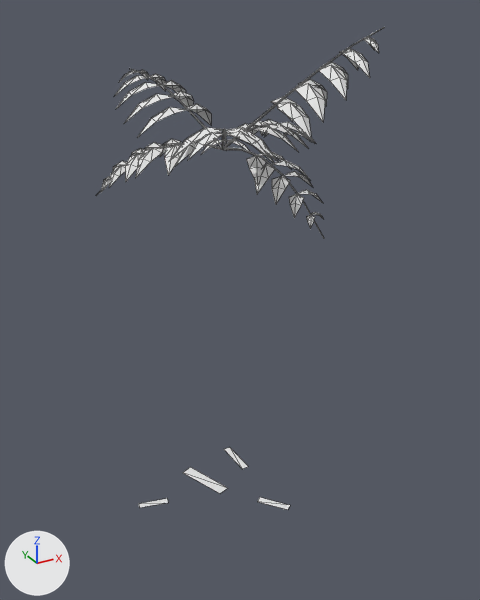
The OBJ model game/assets/models/plants/SM_Plant_PacayaPalmMature_Leaf.obj: old version first, new version second.
Before and after are seen from a camera (50 mm lens) standing at (-2.22, -4.42, 4.22) and looking at (0.19, -0.04, 2.03). Lighting does not change. The marker at lower left points along +X, +Y and +Z. The older version comes first. Mesh edges are drawn as thin lines. Where no turn or scale is listed for an object, it has been applied to the vertices. Vertices at exactly the same position are counted once.

Script lines for the objects in view, before the commit:
```python
me_sm_plant_pacayapalmmature_leaf = bpy.data.meshes.new('SM_Plant_PacayaPalmMature_Leaf')
me_sm_plant_pacayapalmmature_leaf.from_pydata(...)  # 610 vertices, 752 faces; spans x -0.83..1.05, y -0.98..1.02, z 0.02..4.1
ob_sm_plant_pacayapalmmature_leaf = bpy.data.objects.new('SM_Plant_PacayaPalmMature_Leaf', me_sm_plant_pacayapalmmature_leaf)
ob_sm_plant_pacayapalmmature_leaf.location = (0.0, 0.0, 0.0)
```
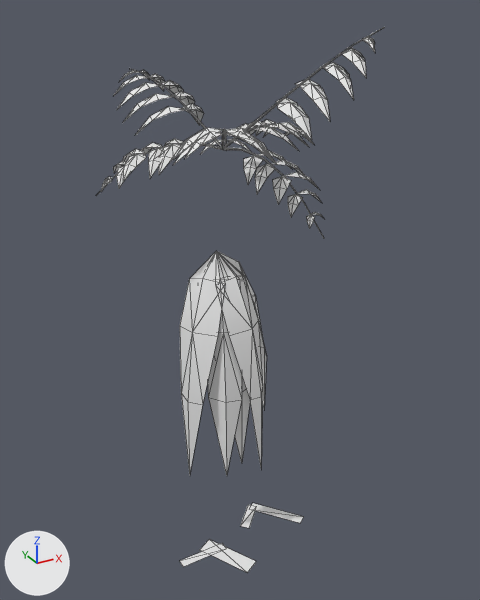
Where the change shows, as pixel boxes [x1, y1, x2, y2] in the pictures (480 x 600 px; the box of a moved part takes in the faces that stretch with it):
'SM_Plant_PacayaPalmMature_Leaf', reshaped (13% taller)
    before: [96, 27, 384, 510]
    after: [96, 27, 384, 573]
part 1 of me_sm_plant_pacayapalmmature_leaf, added
    after: [180, 251, 267, 476]
part 2 of me_sm_plant_pacayapalmmature_leaf, moved or reshaped
    before: [102, 37, 379, 218]
    after: [102, 37, 375, 219]
part 3 of me_sm_plant_pacayapalmmature_leaf, moved or reshaped
    before: [139, 447, 290, 510]
    after: [180, 503, 303, 573]

The change, as a list of edits to the scene's bpy script:
```text
Change me_sm_plant_pacayapalmmature_leaf:
    used by ob_sm_plant_pacayapalmmature_leaf; location = (0.0, 0.0, 0.0)
    remove me_sm_plant_pacayapalmmature_leaf.from_pydata(...)  # 610 vertices, 752 faces; spans x -0.83..1.05, y -0.98..1.02, z 0.02..4.1
    add me_sm_plant_pacayapalmmature_leaf.from_pydata(...)  # 661 vertices, 812 faces; spans x -0.83..1.07, y -0.98..1.01, z 0.02..4.1
    me_sm_plant_pacayapalmmature_leaf part 1: a new loose piece of 51 vertices spanning x -0.44..0.5, y -0.54..0.24, z 0.69..2.48
    me_sm_plant_pacayapalmmature_leaf part 2: 320 vertices moved from x -0.8..1.04, y -0.98..1.02, z 2.84..4.04 to x -0.78..1.07, y -0.97..1.01, z 2.84..4.04
    me_sm_plant_pacayapalmmature_leaf part 3: 10 vertices moved from x -0.44..0.52, y -0.43..0.3, z 0.02..0.04 to x -0.44..0.26, y -0.59..-0.18, z 0.02..0.05; 6 vertices removed from x -0.7..0.46, y 0.25..0.68, z 0.02..0.04; 6 vertices added at x -0.65..0.56, y -0.9..-0.52, z 0.02..0.04
```
